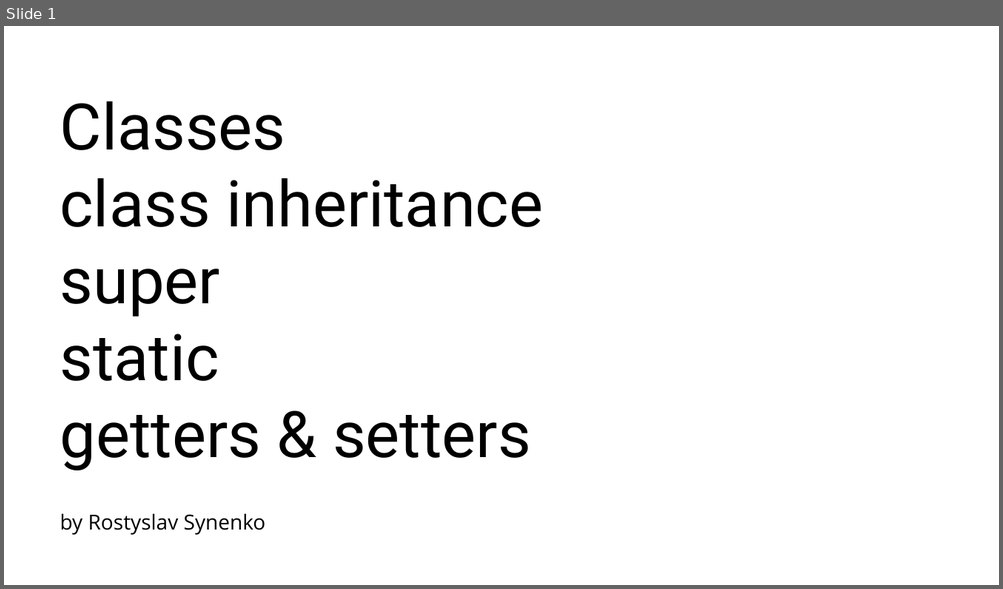
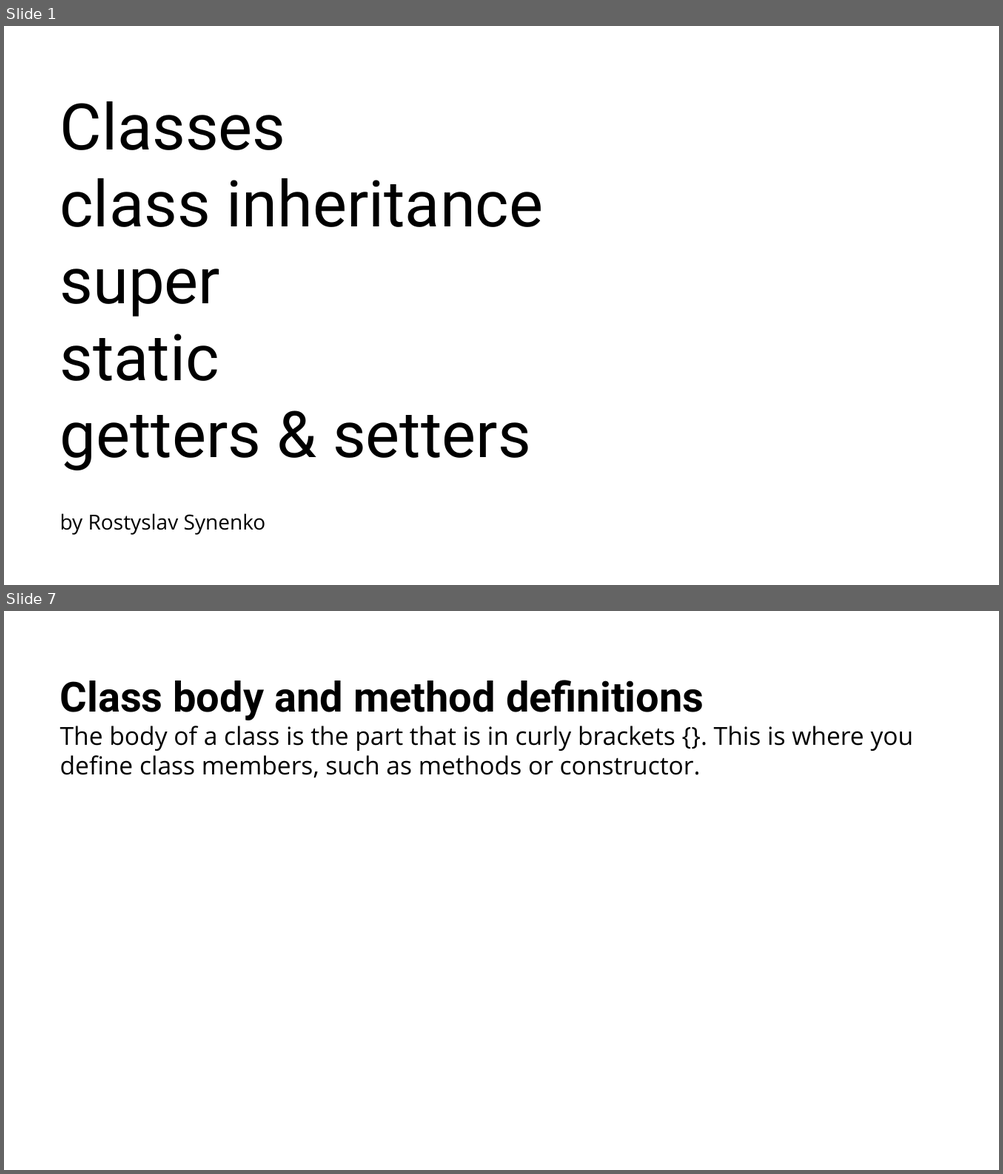
Before and after one commit to RostyslavSynenko/Lv-469.NodeJS, a slide deck: presentations/Classes.pptx. Shown one above the other, each under a label of ours: slide 1 before the commit, slides 1 and 7 after it; the slides between them are not shown. The pictures are 1003x589 and 1003x1174 pixels, drawn with LibreOffice and Linux fonts; fonts in the diff are those of the drawing; background and template pictures are left out. Boxes give left, top, right and bottom in pixels: in the first picture for what was removed or moved away, otherwise in the second. Text is boxed around its words. In the diff, an @@ line names an element or a change of style, - is before the commit and + after.

```diff
--- a/presentations/Classes.pptx
+++ b/presentations/Classes.pptx
@@ slide 7 added at (4,611,999,1170), background #FFFFFF @@
@@ title added at (60,680,913,778), 24 pt, text #000000 @@
+Class body and method definitions
+The body of a class is the part that is in curly brackets {}. This is where you define class members, such as methods or constructor.
```
Also in this commit, not shown: 1 slide changed, 13 other slides added.
